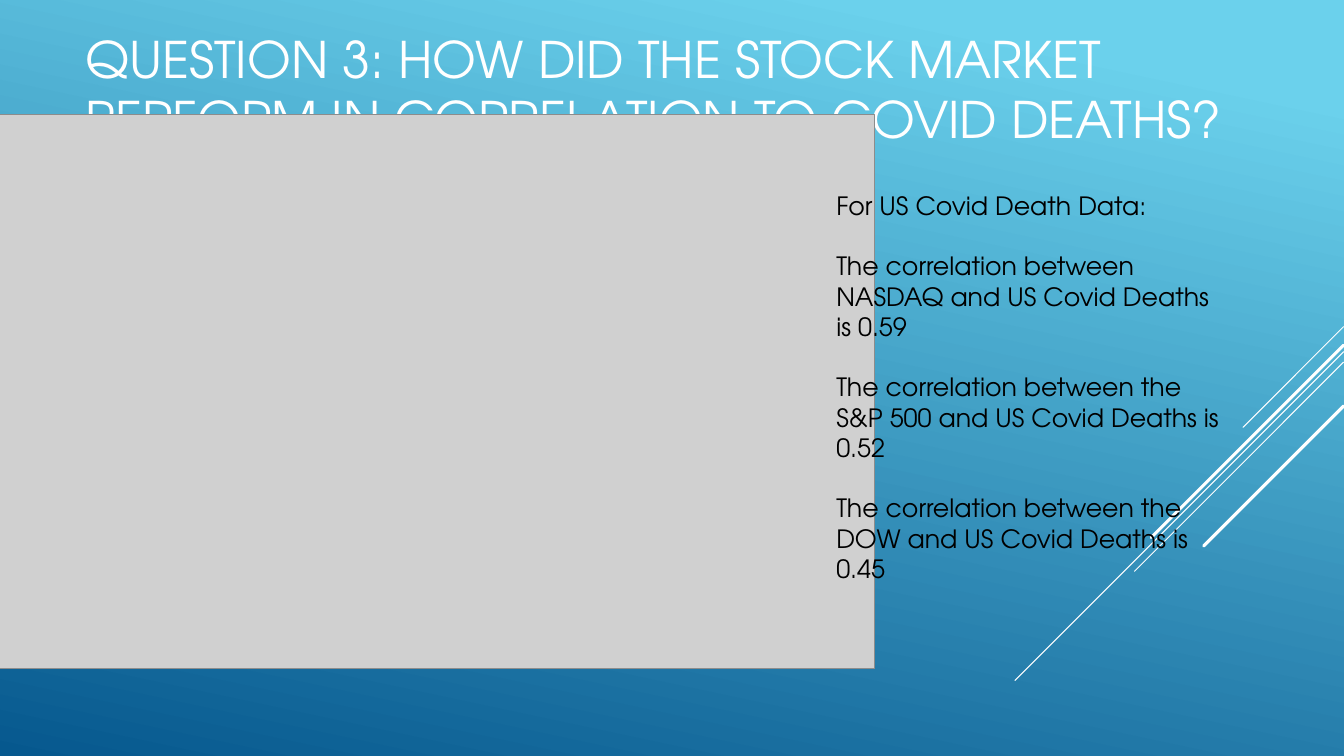
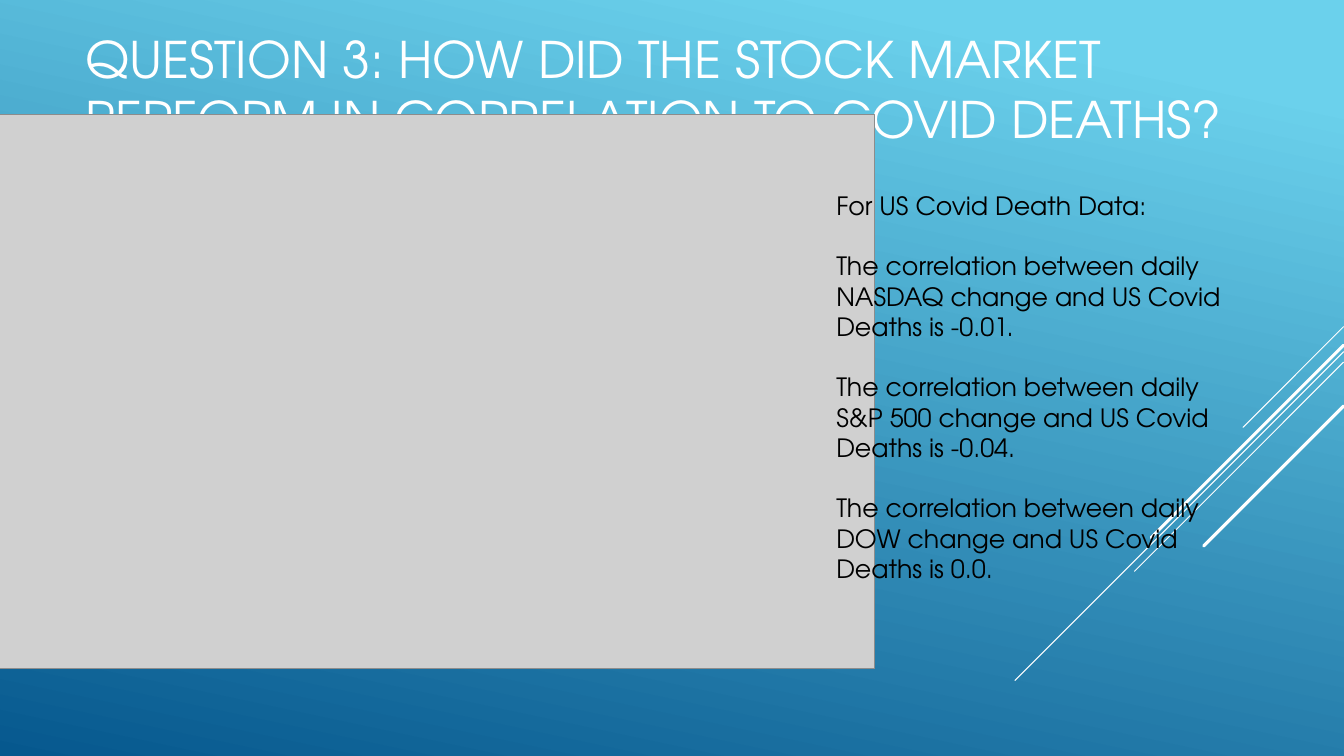
Before and after one commit to Bandelero/Covids-Effect-on-the-Stock-Market, a slide deck: slide 7 of Project1.pptx. Drawn at 1344x756 pixels with LibreOffice and Linux fonts; fonts in the diff are those of the drawing; grey boxes stand for pictures. Boxes give left, top, right and bottom in pixels: in the first picture for what was removed or moved away, otherwise in the second. Text is boxed around its words. In the diff, an @@ line names an element or a change of style, - is before the commit and + after.

Commit message:
updated ppt file for question 3 section

```diff
--- a/Project1.pptx
+++ b/Project1.pptx
@@ text at (x1=836, y1=249, x2=1221, y2=590): text changed @@
-The correlation between NASDAQ and US Covid Deaths is 0.59
-The correlation between the S&P 500 and US Covid Deaths is 0.52
-The correlation between the DOW and US Covid Deaths is 0.45
+The correlation between daily NASDAQ change and US Covid Deaths is -0.01.
+The correlation between daily S&P 500 change and US Covid Deaths is -0.04.
+The correlation between daily DOW change and US Covid Deaths is 0.0.
```
Also in this commit, not shown: 2 other slides changed.
